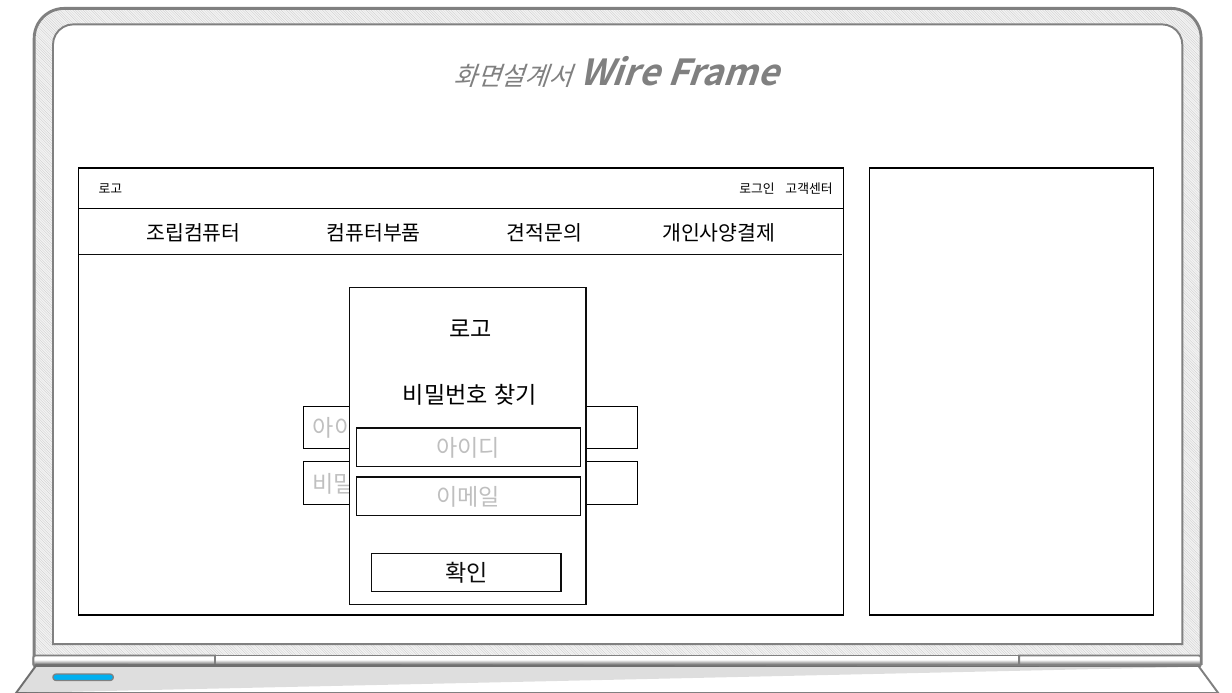
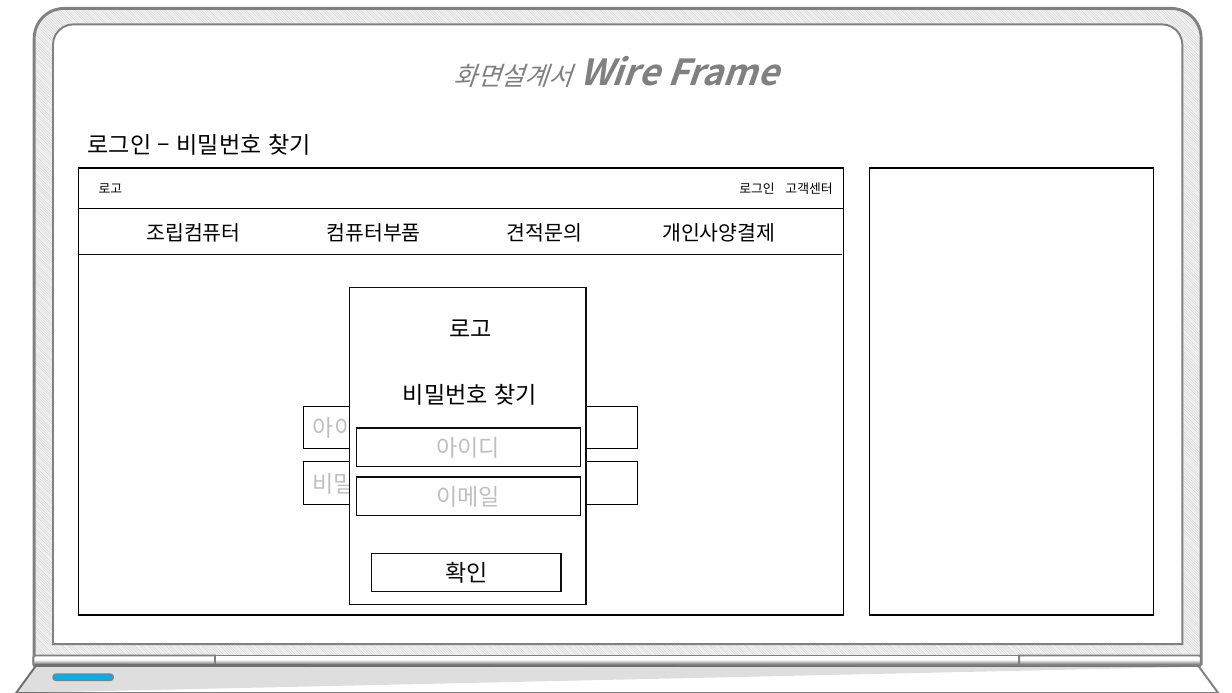
Before and after one commit to hhsw07/ezen-academy-projects, a slide deck: slide 18 of WebContent/발표/프로젝트5.pptx. Drawn at 1232x693 pixels with LibreOffice and Linux fonts; fonts in the diff are those of the drawing. Boxes give left, top, right and bottom in pixels: in the first picture for what was removed or moved away, otherwise in the second. Text is boxed around its words. In the diff, an @@ line names an element or a change of style, - is before the commit and + after.

```diff
--- a/WebContent/발표/프로젝트5.pptx
+++ b/WebContent/발표/프로젝트5.pptx
@@ text added at <box>88,133,311,155</box>, 18 pt, text #000000 @@
+로그인 – 비밀번호 찾기
```
Also in this commit, not shown: 13 other slides changed, 6 slides added.
